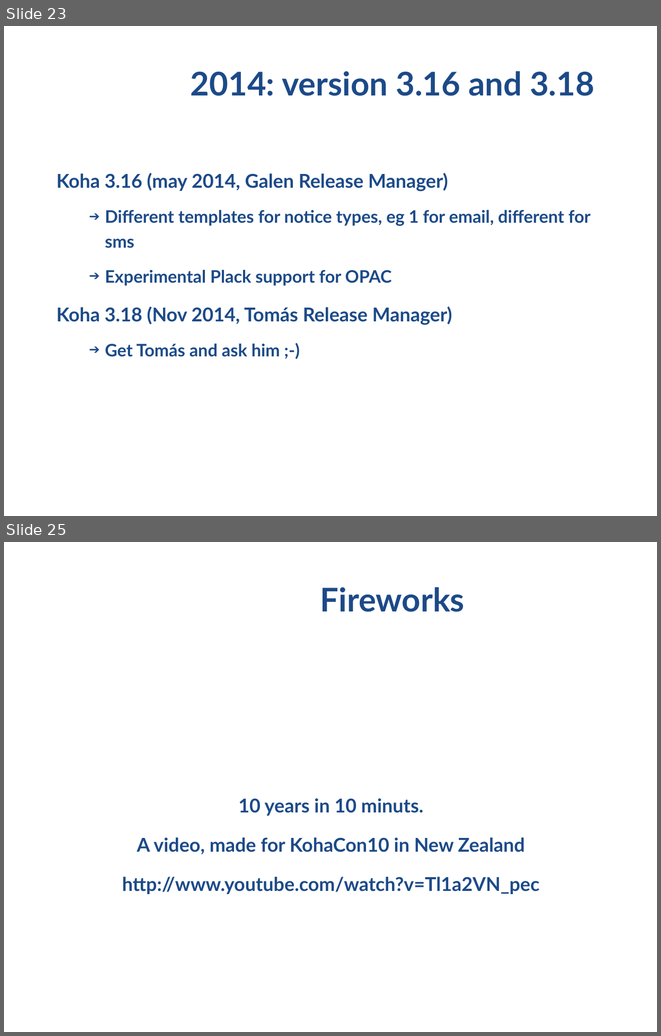
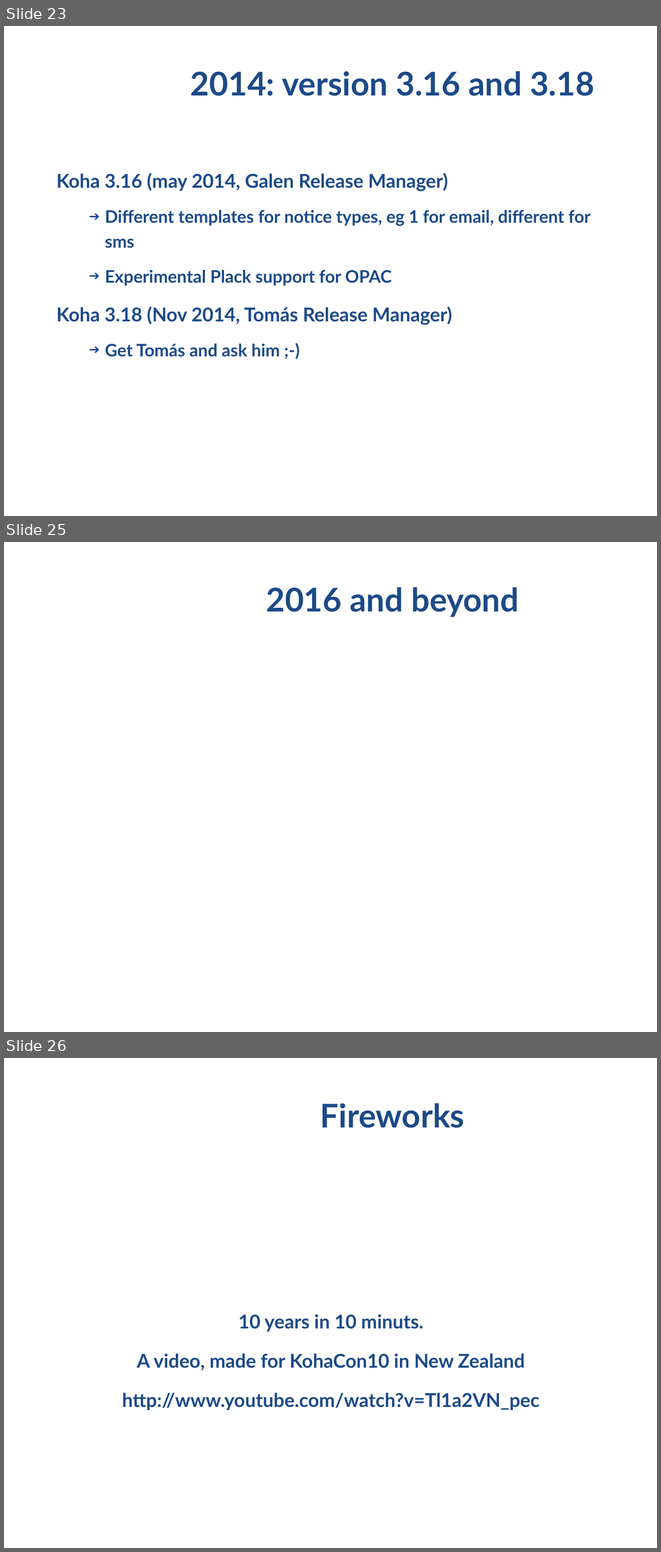
Before and after one commit to ranginui/presentation, a slide deck: kohacon15/history/history.odp. Shown one above the other, each under a label of ours: slides 23 and 25 before the commit, slides 23, 25 and 26 after it; the slides between them are not shown. The pictures are 661x1036 and 661x1552 pixels, drawn with LibreOffice and Linux fonts; fonts in the diff are those of the drawing; background and template pictures are left out. Boxes give left, top, right and bottom in pixels: in the first picture for what was removed or moved away, otherwise in the second. Text is boxed around its words. In the diff, an @@ line names an element or a change of style, - is before the commit and + after.

```diff
--- a/kohacon15/history/history.odp
+++ b/kohacon15/history/history.odp
@@ slide 25 added at (x1=4, y1=542, x2=657, y2=1032), background #FFFFFF @@
@@ title added at (x1=266, y1=587, x2=519, y2=617), 36 pt, text #1C4A88, bold @@
+2016 and beyond
@@ what was slide 25 is now slide 26 @@
```
Also in this commit, not shown: 5 slides changed.
